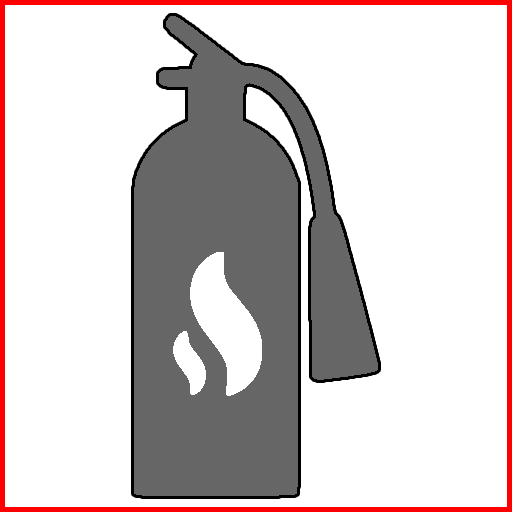
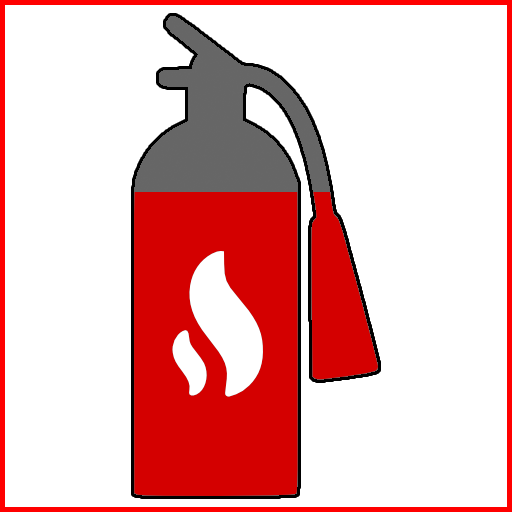
Before/after of a 512 x 512 layered artwork. What changed in the layer stack:
hid "Border_off" over [131, 192, 381, 499]
added layer "Extinguisher 2-3" above "Extinguisher_on" over [131, 192, 381, 499]
